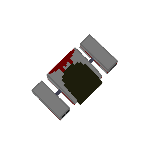
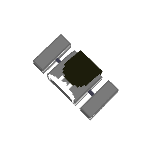
Revision of a layered w=150, h=150 image; what changed, layer by layer:
hid "Pasted Layer #15", painted on it over bbox(31, 34, 118, 121)
added layer "Pasted Layer #23" above "Pasted Layer #13" over bbox(33, 45, 102, 119)
showed "Pasted Layer #13", painted on it over bbox(32, 34, 119, 121)
added layer "Layer #8" above "Pasted Layer #7" over bbox(33, 45, 102, 120)
